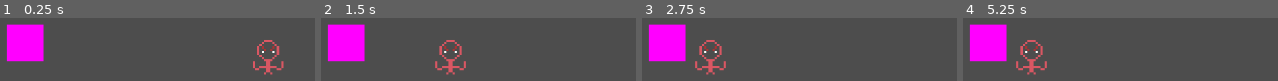
Above: before the commit, frames 1-4 (left to right).
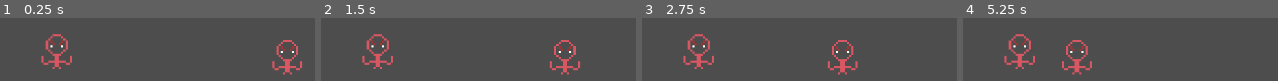
Above: after the commit, the same moments.

Repository: ClimbingWolf/Developing-Natural-Amalgams
Game: Godot game, scene res://enemies/EnemyTest.tscn
Same seed, same stepped clock (60 frames per second), same inputs: the game is played once before the commit and once after it. This scene is started directly instead of the project's main scene.
Inputs (mouse positions are in pixels of both pictures, inside the frame that each line leads up to):
- Up to frame 1 (0.25 s): no input
- Up to frame 2 (1.5 s): move the mouse to (outside the picture) at 0.52 s; hold D (right) 0.53-1.28 s; click (outside the picture) at 0.67 s; move the mouse to (outside the picture) at 1.27 s; hold S (down) from 1.28 s (still down)
- Up to frame 3 (2.75 s): move the mouse to (outside the picture) at 2.02 s; release S (down) at 2.03 s; hold D (right) from 2.03 s (still down)
- Up to frame 4 (5.25 s): move the mouse to (outside the picture) at 2.77 s; release D (right) at 2.78 s; hold W (up) 2.78-3.53 s; click (outside the picture) at 2.92 s; move the mouse to (outside the picture) at 3.52 s; hold Left (left) 3.53-5.03 s; move the mouse to (outside the picture) at 4.27 s; move the mouse to (outside the picture) at 5.02 s; hold S (down) from 5.03 s (still down); click (outside the picture) at 5.17 s

The runs differ from the first frame. In frame 1, 12% of the frame differs, in the area x 2-96%, y 9-91%; in frame 2, 12%, in the area x 2-83%, y 9-91%; in frame 3, 12%; in frame 4, 12%.

Commit message:
Added enemy attack / damage functionality Also maybe the greatest function I've ever written Check out func die()

Diff:
--- a/enemies/EnemyTest.tscn
+++ b/enemies/EnemyTest.tscn
@@ -1,23 +1,12 @@
-[gd_scene format=3 uid="uid://c03c2il50qxgn"]
+[gd_scene format=3 uid="uid://mkd3ege8a8gp"]
 
 [ext_resource type="PackedScene" uid="uid://dw7ewij1ngdsg" path="res://enemies/enemy_prefab.tscn" id="1_lylvt"]
-
-[sub_resource type="RectangleShape2D" id="RectangleShape2D_lylvt"]
-size = Vector2(54.37802, 54.454422)
-
-[sub_resource type="PlaceholderTexture2D" id="PlaceholderTexture2D_lylvt"]
 
 [node name="EnemyTest" type="Node2D" unique_id=1434345293]
 
 [node name="Enemy" parent="." unique_id=582181779 instance=ExtResource("1_lylvt")]
 position = Vector2(532, 120)
 
-[node name="Placebo Enemy" type="Area2D" parent="." unique_id=1397840727 groups=["Enemy"]]
-position = Vector2(141.62198, 99.54558)
-
-[node name="CollisionShape2D" type="CollisionShape2D" parent="Placebo Enemy" unique_id=269068032]
-shape = SubResource("RectangleShape2D_lylvt")
-
-[node name="Sprite2D" type="Sprite2D" parent="Placebo Enemy/CollisionShape2D" unique_id=281376050]
-scale = Vector2(53.715, 53.715)
-texture = SubResource("PlaceholderTexture2D_lylvt")
+[node name="Paralyzed" parent="." unique_id=1606656055 instance=ExtResource("1_lylvt")]
+position = Vector2(187, 112)
+move_speed = 0.0
--- a/enemies/enemy.gd
+++ b/enemies/enemy.gd
@@ -2,33 +2,49 @@
 
 class_name enemy
 
-@export var speed = 5
-@export var damage = 2
-@export var attack_delay = 1 #Attack delay, in seconds
-@export var HP = 10 #I have no clue if this is a good number,
+@export var move_speed: float = 50
+@export var damage: float = 2
+@export var attack_delay: float = 2 #Attack delay, in seconds
+@export var HP: float = 10 #I have no clue if this is a good number,
 					#but it's a placeholder
 
-@onready var area: Area2D = $CollisionArea
+@onready var area: Area2D = $AttackArea
+@onready var cooldown: Timer = $AttackCooldown
+
+var canAttack = false
 
 func _ready() -> void:
-	pass
+	cooldown.wait_time = attack_delay
+	cooldown.start()
 
 # Called every frame. 'delta' is the elapsed time since the previous frame.
 func _process(delta: float) -> void:
 	var areas = area.get_overlapping_areas()
 	var moving = true
-	for c: Area2D in areas:
-		if c.is_in_group("Creature"):
+	for a: Area2D in areas:
+		if a.is_in_group("Creature"):
 			moving = false
-			#attack
-		elif c.is_in_group("Enemy"):
+			attack(a)
+
+		elif a.is_in_group("Enemy"):
 			moving = false
+			attack(a)
 
 	if moving:
-		position += Vector2.LEFT * speed * delta
+		position += Vector2.LEFT * move_speed * delta
 
-func attack(collider: PhysicsBody2D):
-	pass
+func attack(area: Area2D):
+	if (cooldown.time_left == 0):
+		print("ENEMY ATTACK")
+		var body: Node2D = area.get_parent()
+		body.takeDamage(damage)
+		cooldown.start()
 
 func takeDamage(damage):
-	print("Enemy: ow that hurt :(")
+	HP -= damage
+	print("Enemy HP: " + str(HP))
+	if (HP <= 0):
+		die()
+
+func die():
+	print("Ow I died")
--- a/enemies/enemy_prefab.tscn
+++ b/enemies/enemy_prefab.tscn
@@ -4,21 +4,28 @@
 [ext_resource type="Script" uid="uid://dxgqhd2wwedi6" path="res://enemies/enemy.gd" id="2_q1dnp"]
 
 [sub_resource type="RectangleShape2D" id="RectangleShape2D_q1dnp"]
-size = Vector2(23, 28)
+size = Vector2(19, 28)
+
+[sub_resource type="RectangleShape2D" id="RectangleShape2D_kgocs"]
 
 [node name="Enemy" type="Node2D" unique_id=582181779]
 script = ExtResource("2_q1dnp")
-speed = 160
-damage = null
-attack_delay = null
-HP = null
 
 [node name="enemy_img" type="Sprite2D" parent="." unique_id=744428101]
 scale = Vector2(3.125, 3.125)
 texture = ExtResource("1_q1dnp")
 
-[node name="CollisionArea" type="Area2D" parent="." unique_id=372638069 groups=["Enemy"]]
+[node name="AttackArea" type="Area2D" parent="." unique_id=372638069]
 
-[node name="CollisionShape2D" type="CollisionShape2D" parent="CollisionArea" unique_id=844401941]
-position = Vector2(-26.5, 0)
+[node name="CollisionShape2D" type="CollisionShape2D" parent="AttackArea" unique_id=844401941]
+position = Vector2(-32.5, 0)
 shape = SubResource("RectangleShape2D_q1dnp")
+
+[node name="AttackCooldown" type="Timer" parent="." unique_id=1304338610]
+one_shot = true
+
+[node name="Hitbox" type="Area2D" parent="." unique_id=1574995174 groups=["Enemy"]]
+
+[node name="CollisionShape2D" type="CollisionShape2D" parent="Hitbox" unique_id=1094834362 groups=["Enemy"]]
+scale = Vector2(2.19, 2.35)
+shape = SubResource("RectangleShape2D_kgocs")
--- a/project.godot
+++ b/project.godot
@@ -22,6 +22,7 @@
 [global_group]
 
 Enemy=""
+"Amalgam Body"="The Area2D outlining an amalgam body"
 
 [input]
 
